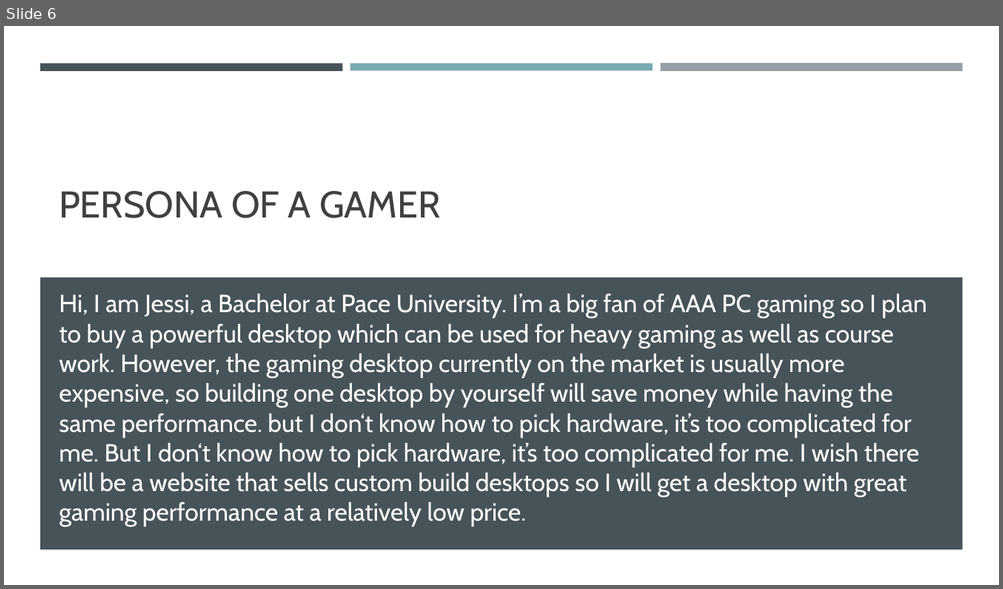
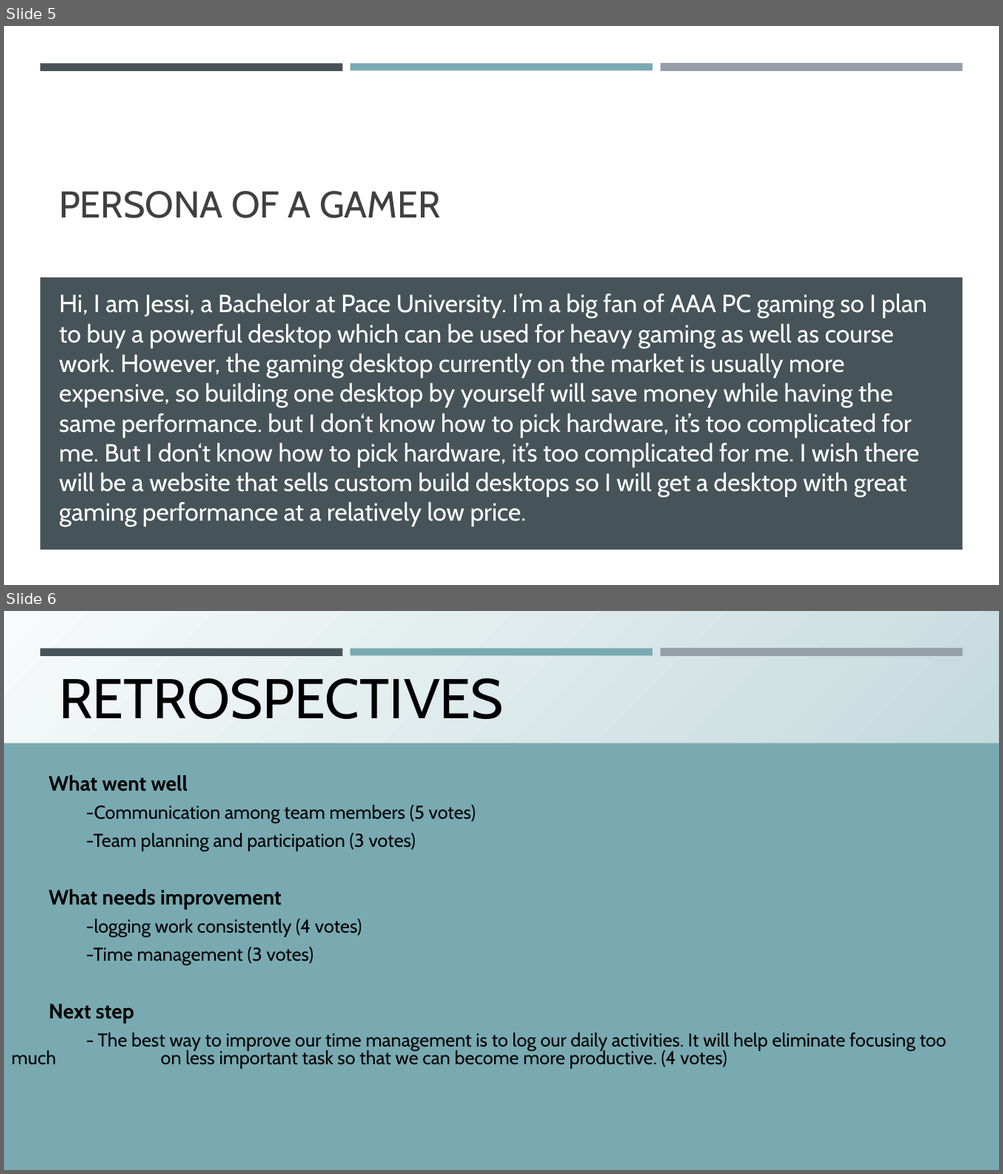
Before and after one commit to Xu12345-sophie/CS691TeamDice, a slide deck: Deliverable8/Intro and persona.pptx. Shown one above the other, each under a label of ours: slide 6 before the commit, slides 5 and 6 after it. The pictures are 1003x589 and 1003x1174 pixels, drawn with LibreOffice and Linux fonts; fonts in the diff are those of the drawing. Boxes give left, top, right and bottom in pixels: in the first picture for what was removed or moved away, otherwise in the second. Text is boxed around its words. In the diff, an @@ line names an element or a change of style, - is before the commit and + after.

```diff
--- a/Deliverable8/Intro and persona.pptx
+++ b/Deliverable8/Intro and persona.pptx
@@ slide 6 added at (x1=4, y1=611, x2=999, y2=1170), background gradient #F8FBFB to #C3D9DC to #D7E5E8; not listed: 3 template elements that a slide beside it also shows @@
@@ title added at (x1=59, y1=678, x2=504, y2=719), 54 pt, text #000000 @@
+RETROSPECTIVES
@@ subtitle added at (x1=4, y1=743, x2=999, y2=1170), fill #79AAB2, 18 pt, text #000000 @@
+What went well
+-Communication among team members (5 votes)
+-Team planning and participation (3 votes)
+What needs improvement
+-logging work consistently (4 votes)
+-Time management (3 votes)
+Next step
+- The best way to improve our time management is to log our daily activities. It will help eliminate focusing too much on less important task so that we can become more productive. (4 votes)
@@ what was slide 6 is now slide 5 @@
```
Also in this commit, not shown: 2 other slides added, 1 slide removed.
